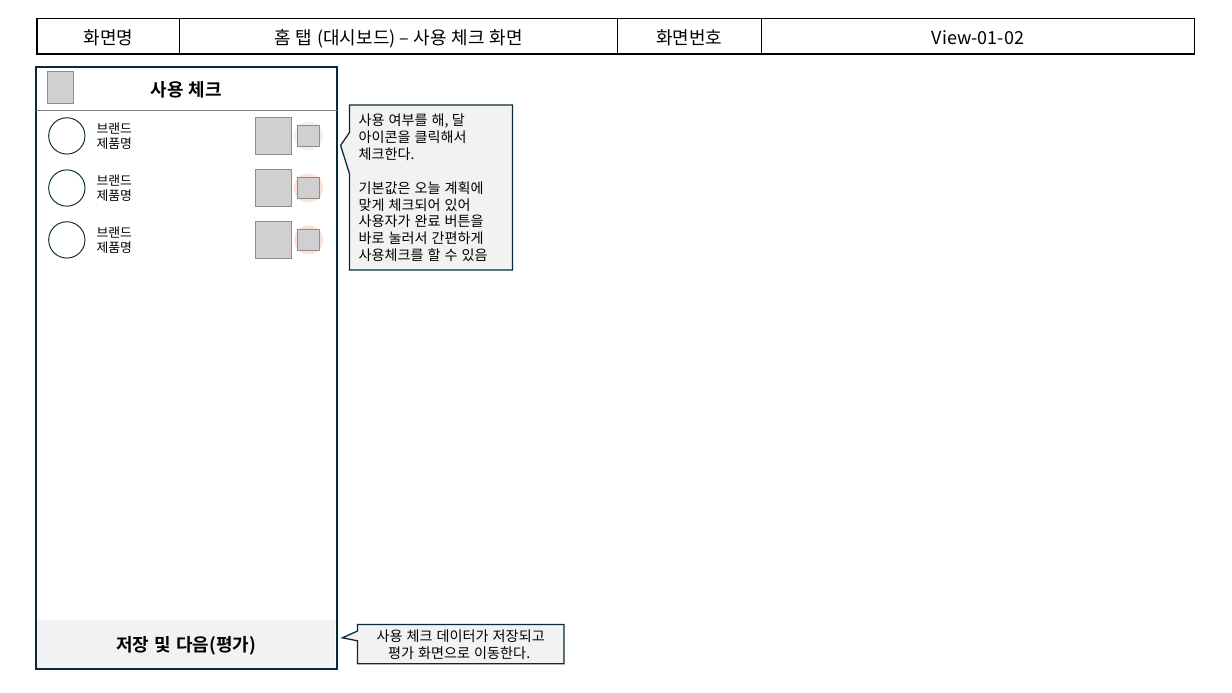
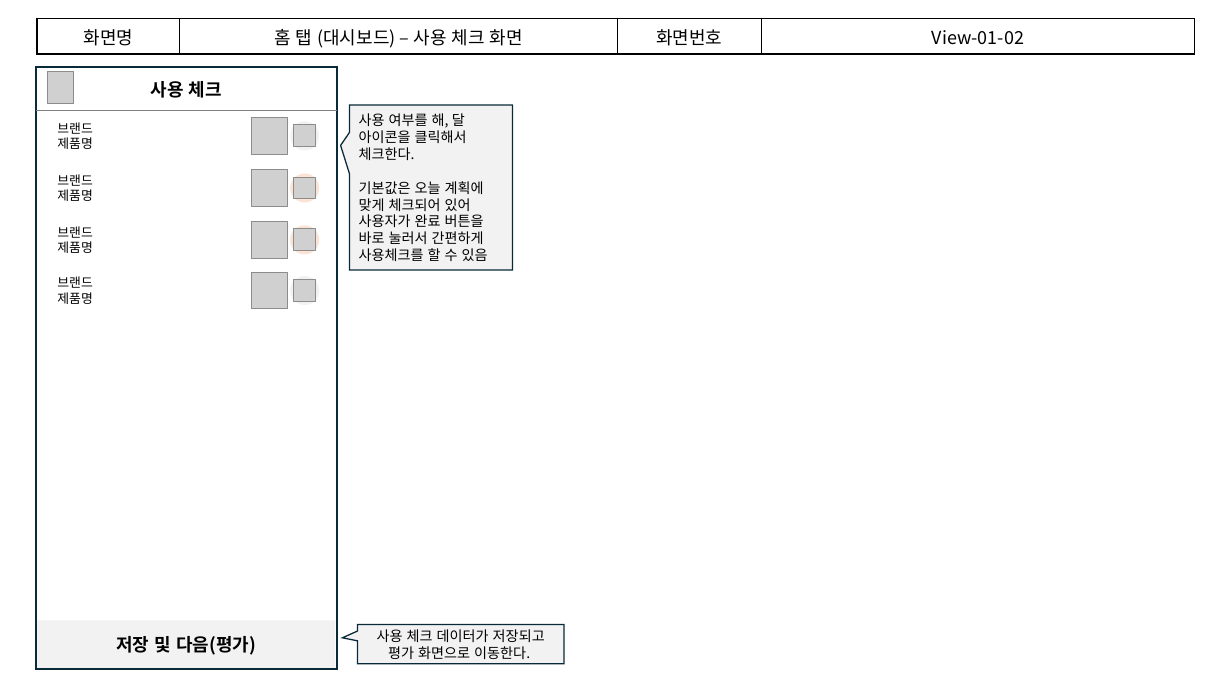
Before and after one commit to joo-hyejin/app_study, a slide deck: slide 7 of 기획서 - 프로토타입.pptx. Drawn at 1232x693 pixels with LibreOffice and Linux fonts; fonts in the diff are those of the drawing; grey boxes stand for pictures. Boxes give left, top, right and bottom in pixels: in the first picture for what was removed or moved away, otherwise in the second. Text is boxed around its words. In the diff, an @@ line names an element or a change of style, - is before the commit and + after.

```diff
--- a/기획서 - 프로토타입.pptx
+++ b/기획서 - 프로토타입.pptx
@@ ellipse removed at (49, 117, 85, 153) @@
@@ ellipse removed at (49, 170, 85, 206) @@
@@ 3 texts: place and size @@
-3 texts at (97, 122, 132, 253)
+3 texts at (57, 122, 92, 253)
@@ ellipse removed at (49, 222, 85, 258) @@
@@ 6 pictures, 3 ellipses: place and size @@
-6 pictures, 3 ellipses at (255, 117, 323, 258)
+6 pictures, 3 ellipses at (251, 117, 319, 258)
@@ group added at (57, 273, 319, 309): 2 pictures, 1 text, 1 ellipse @@
+브랜드
+제품명
```
Also in this commit, not shown: 8 other slides changed, 1 slide added, 5 slides removed, 3 other files.
